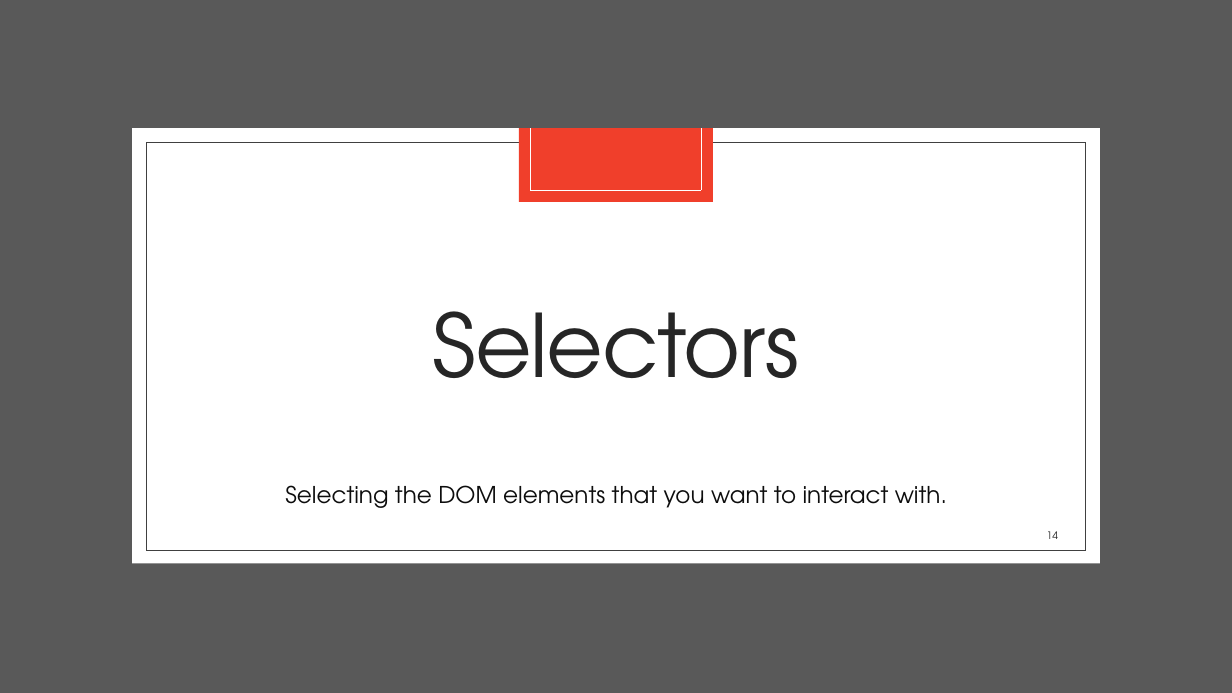
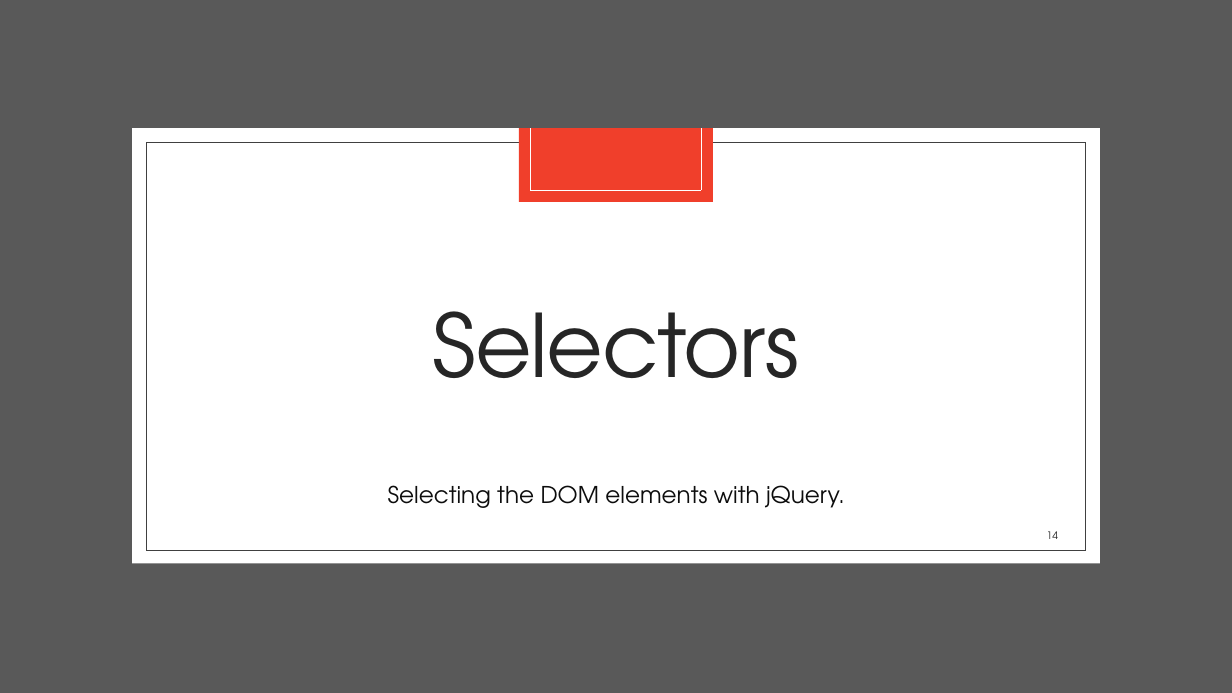
Before and after one commit to zackstotts/base-node-curriculum, a slide deck: slide 14 of unit_00/html_review/05 jQuery.pptx. Drawn at 1232x693 pixels with LibreOffice and Linux fonts; fonts in the diff are those of the drawing. Boxes give left, top, right and bottom in pixels: in the first picture for what was removed or moved away, otherwise in the second. Text is boxed around its words. In the diff, an @@ line names an element or a change of style, - is before the commit and + after.

```diff
--- a/unit_00/html_review/05 jQuery.pptx
+++ b/unit_00/html_review/05 jQuery.pptx
@@ text at (388, 485, 845, 508): text changed @@
-Selecting the DOM elements that you want to interact with.
+Selecting the DOM elements with jQuery.
```
Also in this commit, not shown: 11 other slides changed, 15 slides added, 23 slides removed.
